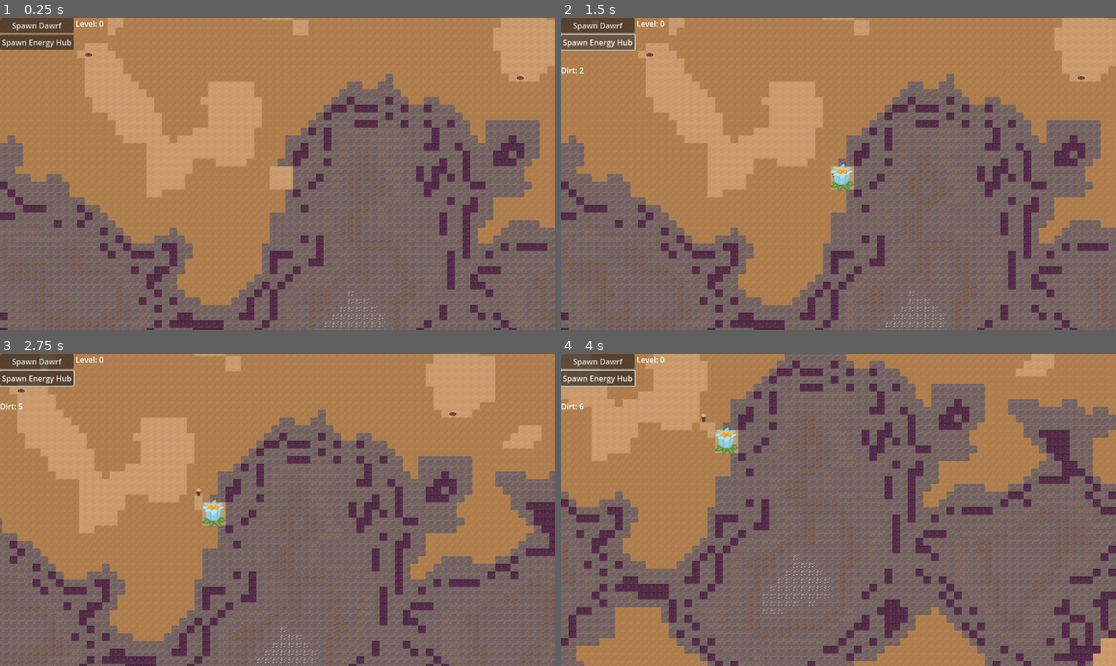
Above: before the commit, frames 1-4 (two rows, left to right).
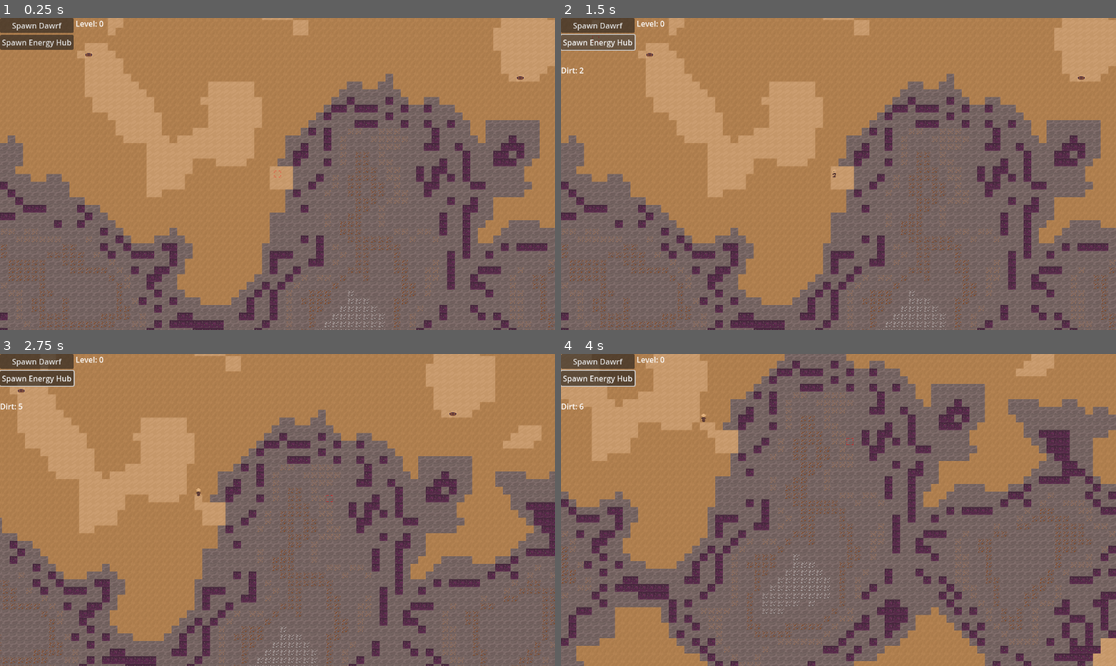
Above: after the commit, the same moments.

Repository: themoonforge/evergrove
Game: Godot game, scene res://world.tscn
Same seed, same stepped clock (60 frames per second), same inputs: the game is played once before the commit and once after it.
Inputs (mouse positions are in pixels of both pictures, inside the frame that each line leads up to):
- Up to frame 1 (0.25 s): no input
- Up to frame 2 (1.5 s): click "Spawn Dawrf" at 0.5 s; click "Spawn Energy Hub" at 1.25 s
- Up to frame 3 (2.75 s): tap Enter at 2 s; move the mouse to (399, 494) at 2.02 s; hold Right (ui_right) from 2.03 s (still down); tap Q at 2.1 s; click (399, 494) at 2.17 s
- Up to frame 4 (4 s): move the mouse to (727, 525) at 2.77 s; release Right (ui_right) at 2.78 s; hold Down (ui_down) 2.78-3.53 s; tap E at 2.85 s; click (727, 525) at 2.92 s; move the mouse to (894, 441) at 3.52 s; hold Right (ui_right) from 3.53 s (still down); tap Q at 3.6 s; click (894, 441) at 3.67 s

The runs differ from the first frame. In frame 1, less than 0.1% of the frame differs, in the area x 49-51%, y 48-52%; in frame 2, 0.2%; in frame 3, 0.3%; in frame 4, 0.3%, in the area x 27-53%, y 23-33%.
Error after the commit: Invalid access to property or key 'hub_container' on a base object of type 'Sprite2D'. (res://gui.gd:43)

Commit message:
add tile cursor

Diff:
--- a/evergrove/gui.gd
+++ b/evergrove/gui.gd
@@ -1,6 +1,6 @@
 extends CanvasLayer
 
-@onready var world = $/root/Game/World
+@onready var world: World = $/root/Game/World
 @onready var factory = $/root/Game/Factory
 
 @export var spawn_position:Vector2i
@@ -15,22 +15,19 @@
 @onready var dwarf_label: Label = $"./VFlowContainer/DwarfLabel"
 @onready var level_label: Label = $"./VFlowContainer/LevelLabel"
 
-
 # Called when the node enters the scene tree for the first time.
 func _ready():
 	pass # Replace with function body.
-
 
 # Called every frame. 'delta' is the elapsed time since the previous frame.
 func _process(delta):
 	pass
 
-
 func _on_spawn_dwarf_button_pressed():
 	var dungeon_layer_index = 0 # TODO use correct dungeon  layer
 	var position = spawn_position # TODO use correct position
 
-	var dungeon_layer = world.get_child(dungeon_layer_index)
+	var dungeon_layer = world.tile_maps[dungeon_layer_index]
 	var dwarf_container = dungeon_layer.dwarf_container
 
 	var dwarf = preload("res://dwarf/Dwarf.tscn").instantiate()
--- a/evergrove/world.gd
+++ b/evergrove/world.gd
@@ -26,6 +26,7 @@
 
 @onready var camera: Camera2D = $"/root/Game/Camera2D"
 @onready var game_state: GameState = $"/root/Game/GameState"
+@onready var tile_cursor: Sprite2D = $"./TileCursor"
 
 @export var visible_tile_map: DungeonLayer
 @export var visible_level: int
@@ -208,6 +209,10 @@
 			#generate_tile(visible_tile_map, Vector2i(x, y))
 
 func _input(event):
+	if event is InputEventMouseMotion:
+		var tile_position = visible_tile_map.local_to_map(get_global_mouse_position())
+		tile_cursor.position = visible_tile_map.map_to_local(tile_position)
+
 	if event is InputEventKey:
 		if event.pressed:
 			if event.keycode == KEY_Q:
--- a/evergrove/world.tscn
+++ b/evergrove/world.tscn
@@ -1,10 +1,11 @@
-[gd_scene load_steps=8 format=3 uid="uid://dtjpof14r0bcb"]
+[gd_scene load_steps=9 format=3 uid="uid://dtjpof14r0bcb"]
 
 [ext_resource type="Script" path="res://world.gd" id="1_2rb77"]
 [ext_resource type="Script" path="res://game.gd" id="1_acbsa"]
 [ext_resource type="Script" path="res://camera_2d.gd" id="1_bwmuh"]
 [ext_resource type="Script" path="res://game_state.gd" id="2_8uhg5"]
 [ext_resource type="Script" path="res://gui.gd" id="2_n34sk"]
+[ext_resource type="Texture2D" uid="uid://cfnlugthi7dgl" path="res://tile_cursor.png" id="4_0fr7v"]
 [ext_resource type="Script" path="res://AI/hivemind.gd" id="4_g3tpu"]
 [ext_resource type="Script" path="res://factory.gd" id="5_8o8h7"]
 
@@ -63,6 +64,11 @@
 texture_filter = 1
 script = ExtResource("1_2rb77")
 
+[node name="TileCursor" type="Sprite2D" parent="World"]
+z_index = 1000
+y_sort_enabled = true
+texture = ExtResource("4_0fr7v")
+
 [node name="Factory" type="Node2D" parent="."]
 script = ExtResource("5_8o8h7")
 
Binary file added: evergrove/tile_cursor.png
Not shown, added: evergrove/tile_cursor.png.import
